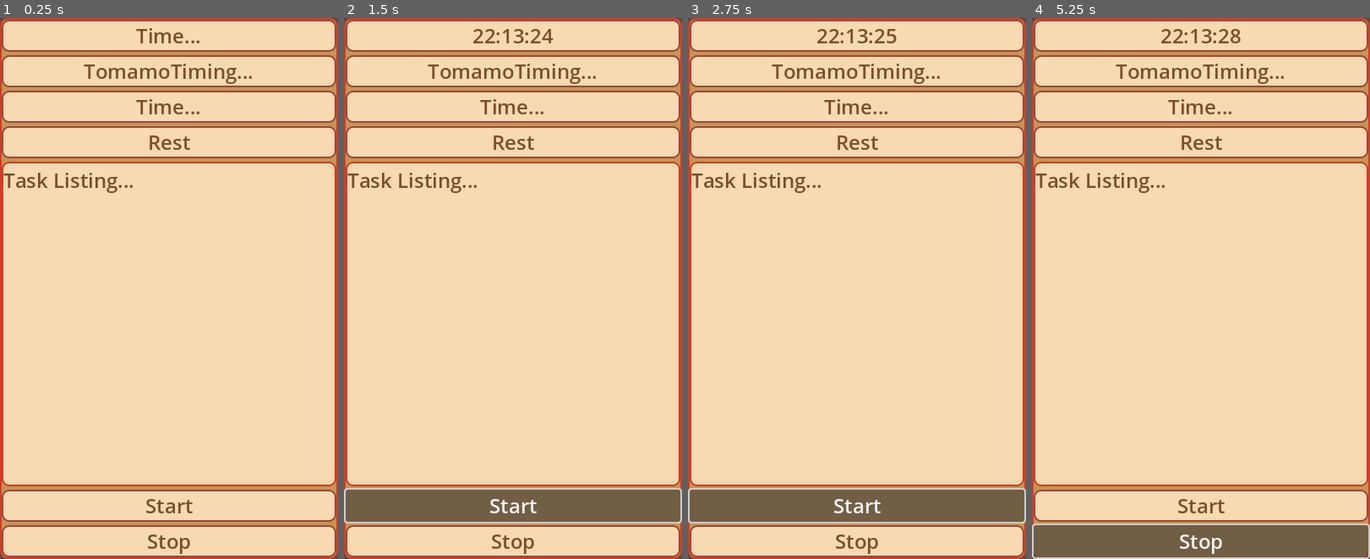
Above: before the commit, frames 1-4 (left to right).
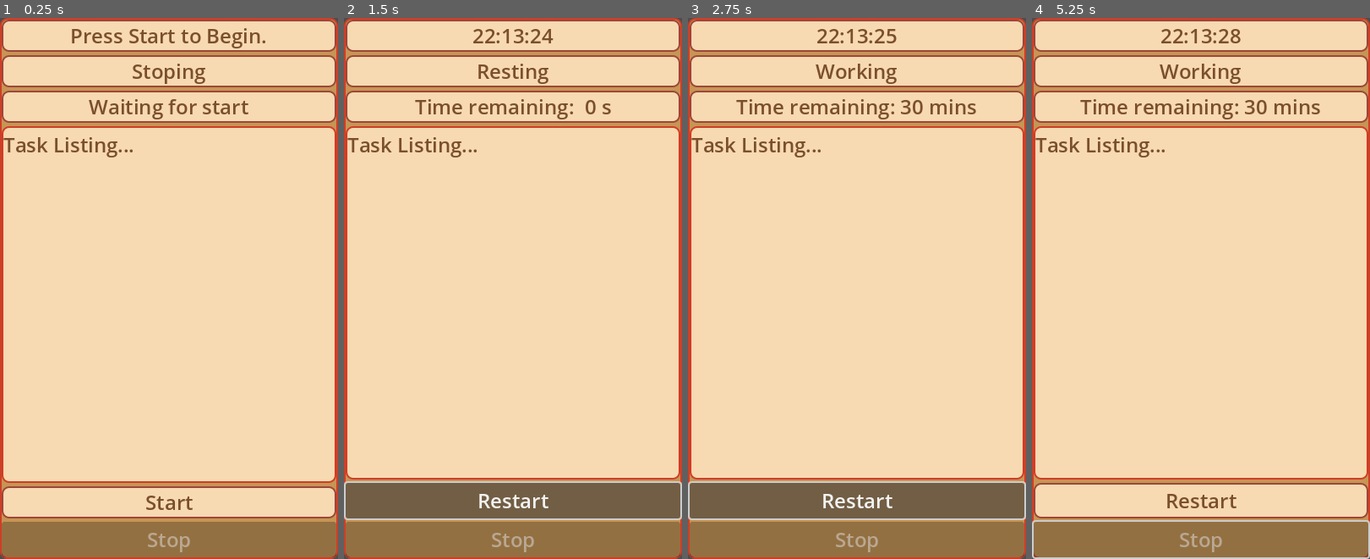
Above: after the commit, the same moments.

Repository: Rac0lW/TomatoClock
Game: Godot game, scene res://main.tscn
Two runs of this game, one before a commit and one after it. Both use one fixed random seed, a clock stepped at 60 frames per second and the inputs below.
Inputs (mouse positions are in pixels of both pictures, inside the frame that each line leads up to):
- Up to frame 1 (0.25 s): no input
- Up to frame 2 (1.5 s): click (513, 542) at 0.5 s, where only the run before the commit has a clickable "Stop"; click "Start" at 1.25 s
- Up to frame 3 (2.75 s): click (857, 499) at 2 s, where only the run after the commit has a clickable "Restart"
- Up to frame 4 (5.25 s): click (1201, 504) at 2.75 s, where only the run before the commit has a clickable "Start"; click (1201, 499) at 3.5 s, where only the run after the commit has a clickable "Restart"; click (1201, 499) at 4.25 s, where only the run after the commit has a clickable "Restart"; click (1201, 542) at 5 s, where only the run before the commit has a clickable "Stop"

The runs differ from the first frame. In frame 1, 14% of the frame differs, in the area x 0-100%, y 1-100%; in frame 2, 13%; in frame 3, 14%; in frame 4, 14%, in the area x 0-100%, y 8-100%.

Commit message:
Add: Finished the base function of the tomato clock.

Diff:
--- /dev/null
+++ b/current_state.gd
@@ -0,0 +1,43 @@
+extends Label
+@onready var timer: Timer = $"../Timer"
+@onready var work_or_long_rest_timer: Timer = $"../WorkOrLongRestTimer"
+@onready var rest_timer: Timer = $"../RestTimer"
+@onready var start_button: Button = $"../StartButton"
+
+func _ready() -> void:
+	text = "Stoping"
+
+func _on_timer_timeout() -> void:
+	match Settings.current_states:
+		Settings.States.Working:
+			text = "Working"
+		Settings.States.Resting:
+			text = "Resting"
+		Settings.States.LongResting:
+			text = "Go out for relax"
+		_:
+			text = "Stoping"
+
+func _on_start_button_pressed() -> void:
+	Settings.current_states = Settings.States.Working
+	work_or_long_rest_timer.start()
+	start_button.text = "Restart"
+
+
+func _on_big_timer_timeout() -> void:
+	Settings.current_states = Settings.States.Resting
+	rest_timer.start()
+
+func _on_s_timer_timeout() -> void:
+	Settings.current_count += 1
+	if Settings.current_count == 4:
+		Settings.current_count = 0
+		Settings.current_states = Settings.States.LongResting
+		work_or_long_rest_timer.start()
+	else:
+		Settings.current_states = Settings.States.Working
+		work_or_long_rest_timer.start()
+
+func _on_stop_button_pressed() -> void:
+	#TODO;
+	pass
--- a/current_time.gd
+++ b/current_time.gd
@@ -1,8 +1,9 @@
 extends Label
-@onready var timer: Timer = $Timer
 
+func _ready() -> void:
+	text = "Press Start to Begin."
 
 func _on_timer_timeout() -> void:
-	var time = Time.get_time_dict_from_system()
-	var ts = "%02d:%02d:%02d" % [time.hour, time.minute, time.second]
+	Settings.current_time = Time.get_time_dict_from_system()
+	var ts = "%02d:%02d:%02d" % [Settings.current_time.hour, Settings.current_time.minute, Settings.current_time.second]
 	text = ts
--- a/main.tscn
+++ b/main.tscn
@@ -1,6 +1,8 @@
-[gd_scene load_steps=7 format=3 uid="uid://s7151rjlrorf"]
+[gd_scene load_steps=9 format=3 uid="uid://s7151rjlrorf"]
 
 [ext_resource type="Script" path="res://current_time.gd" id="1_geju7"]
+[ext_resource type="Script" path="res://current_state.gd" id="2_1t0tp"]
+[ext_resource type="Script" path="res://time_left.gd" id="3_ubwit"]
 
 [sub_resource type="StyleBoxFlat" id="StyleBoxFlat_k1cqo"]
 bg_color = Color(0.968627, 0.85098, 0.698039, 1)
@@ -45,6 +47,7 @@
 default_font = SubResource("SystemFont_o17a5")
 default_font_size = 24
 Button/colors/font_color = Color(0.480469, 0.309736, 0.172668, 1)
+Button/colors/font_focus_color = Color(0.482353, 0.309804, 0.172549, 1)
 Button/styles/normal = SubResource("StyleBoxFlat_k1cqo")
 Button/styles/pressed = SubResource("StyleBoxFlat_k1cqo")
 Label/colors/font_color = Color(0.482353, 0.309804, 0.172549, 1)
@@ -79,38 +82,49 @@
 horizontal_alignment = 1
 script = ExtResource("1_geju7")
 
-[node name="Timer" type="Timer" parent="PanelContainer/VBoxContainer/CurrentTime"]
-autostart = true
-
 [node name="CurrentState" type="Label" parent="PanelContainer/VBoxContainer"]
 layout_mode = 2
 text = "TomamoTiming..."
 horizontal_alignment = 1
+script = ExtResource("2_1t0tp")
 
 [node name="TimeLeft" type="Label" parent="PanelContainer/VBoxContainer"]
 layout_mode = 2
 text = "Time...
 "
 horizontal_alignment = 1
-
-[node name="NextState" type="Label" parent="PanelContainer/VBoxContainer"]
-layout_mode = 2
-text = "Rest
-"
-horizontal_alignment = 1
+script = ExtResource("3_ubwit")
 
 [node name="TextEdit" type="TextEdit" parent="PanelContainer/VBoxContainer"]
 layout_mode = 2
 size_flags_vertical = 3
 text = "Task Listing..."
 
-[node name="Button" type="Button" parent="PanelContainer/VBoxContainer"]
+[node name="StartButton" type="Button" parent="PanelContainer/VBoxContainer"]
 layout_mode = 2
 text = "Start"
 
-[node name="Button2" type="Button" parent="PanelContainer/VBoxContainer"]
+[node name="StopButton" type="Button" parent="PanelContainer/VBoxContainer"]
 layout_mode = 2
+disabled = true
 text = "Stop
 "
 
-[connection signal="timeout" from="PanelContainer/VBoxContainer/CurrentTime/Timer" to="PanelContainer/VBoxContainer/CurrentTime" method="_on_timer_timeout"]
+[node name="Timer" type="Timer" parent="PanelContainer/VBoxContainer"]
+autostart = true
+
+[node name="WorkOrLongRestTimer" type="Timer" parent="PanelContainer/VBoxContainer"]
+wait_time = 1800.0
+one_shot = true
+
+[node name="RestTimer" type="Timer" parent="PanelContainer/VBoxContainer"]
+wait_time = 300.0
+one_shot = true
+
+[connection signal="pressed" from="PanelContainer/VBoxContainer/StartButton" to="PanelContainer/VBoxContainer/CurrentState" method="_on_start_button_pressed"]
+[connection signal="pressed" from="PanelContainer/VBoxContainer/StopButton" to="PanelContainer/VBoxContainer/CurrentState" method="_on_stop_button_pressed"]
+[connection signal="timeout" from="PanelContainer/VBoxContainer/Timer" to="PanelContainer/VBoxContainer/CurrentTime" method="_on_timer_timeout"]
+[connection signal="timeout" from="PanelContainer/VBoxContainer/Timer" to="PanelContainer/VBoxContainer/CurrentState" method="_on_timer_timeout"]
+[connection signal="timeout" from="PanelContainer/VBoxContainer/Timer" to="PanelContainer/VBoxContainer/TimeLeft" method="_on_timer_timeout"]
+[connection signal="timeout" from="PanelContainer/VBoxContainer/WorkOrLongRestTimer" to="PanelContainer/VBoxContainer/CurrentState" method="_on_big_timer_timeout"]
+[connection signal="timeout" from="PanelContainer/VBoxContainer/RestTimer" to="PanelContainer/VBoxContainer/CurrentState" method="_on_s_timer_timeout"]
--- a/settings.gd
+++ b/settings.gd
@@ -1,11 +1,17 @@
 extends Node
 
 
-# Called when the node enters the scene tree for the first time.
-func _ready() -> void:
-	pass # Replace with function body.
+var current_states:States = States.Resting
 
+var current_time:Dictionary
+var next_time:Dictionary
 
-# Called every frame. 'delta' is the elapsed time since the previous frame.
-func _process(delta: float) -> void:
-	pass
+var loop_count:int = 4
+var current_count:int = 0
+
+enum States{
+	Working,
+	Resting,
+	LongResting,
+	Stoping
+}
--- /dev/null
+++ b/time_left.gd
@@ -0,0 +1,25 @@
+extends Label
+
+@onready var work_or_long_rest_timer: Timer = $"../WorkOrLongRestTimer"
+@onready var rest_timer: Timer = $"../RestTimer"
+
+func _ready() -> void:
+	text = "Waiting for start"
+
+func _on_timer_timeout() -> void:
+	match Settings.current_states:
+		Settings.States.Working:
+			if work_or_long_rest_timer.time_left > 60:
+				text = "Time remaining: %2.f mins" % (work_or_long_rest_timer.time_left / 60)
+			else:
+				text = "Time remaining: %2.f s" % (work_or_long_rest_timer.time_left)
+		Settings.States.Resting:
+			if rest_timer.time_left > 60:
+				text = "Time remaining: %2.f mins" % (rest_timer.time_left / 60)
+			else:
+				text = "Time remaining: %2.f s" % rest_timer.time_left
+		Settings.States.LongResting:
+			if work_or_long_rest_timer.time_left > 60:
+				text = "Time remaining: %2.f mins" % (work_or_long_rest_timer.time_left / 60)
+			else:
+				text = "Time remaining: %2.f s" % work_or_long_rest_timer.time_left
